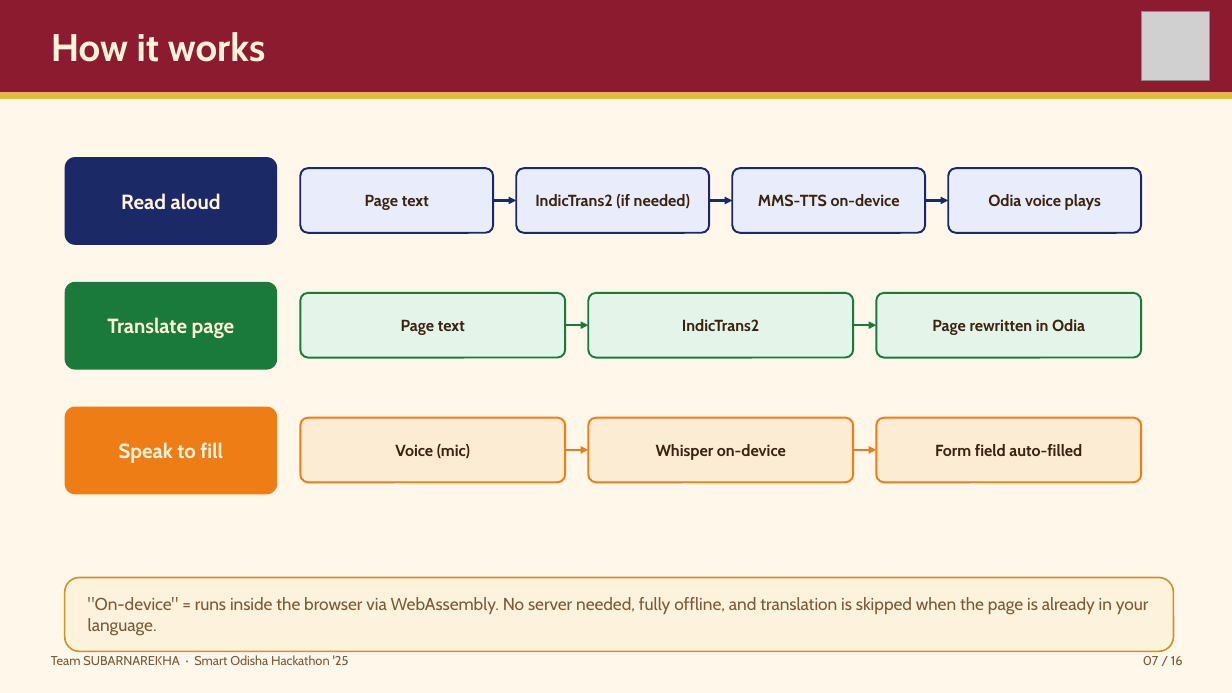
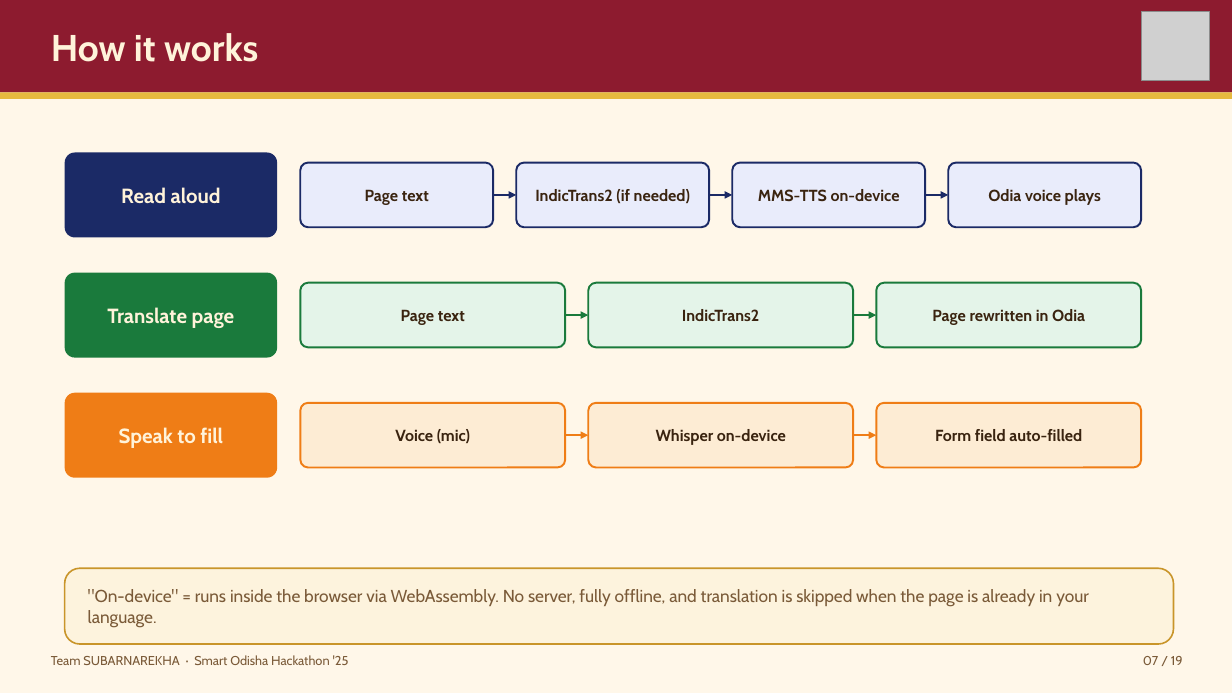
Before and after one commit to flashmindbox/AaaS, a slide deck: slide 7 of pitch/AaaS-Pitch.pptx. Drawn at 1232x693 pixels with LibreOffice and Linux fonts; fonts in the diff are those of the drawing; grey boxes stand for pictures. Boxes give left, top, right and bottom in pixels: in the first picture for what was removed or moved away, otherwise in the second. Text is boxed around its words. In the diff, an @@ line names an element or a change of style, - is before the commit and + after.

```diff
--- a/pitch/AaaS-Pitch.pptx
+++ b/pitch/AaaS-Pitch.pptx
@@ text "How it works" at [51,33,258,62]: size 30 to 29 pt @@
@@ 5 texts, 5 rounded rectangles, 3 elbow arrows: place and size @@
-5 texts, 5 rounded rectangles, 3 elbow arrows at [65,157,1141,245]
+5 texts, 5 rounded rectangles, 3 elbow arrows at [65,152,1141,238]
@@ 5 rounded rectangles, 4 texts, 2 elbow arrows: place and size @@
-5 rounded rectangles, 4 texts, 2 elbow arrows at [65,282,1174,652]
+5 rounded rectangles, 4 texts, 2 elbow arrows at [65,273,1174,644]
@@ 4 texts, 4 rounded rectangles, 2 elbow arrows: place and size @@
-4 texts, 4 rounded rectangles, 2 elbow arrows at [65,407,1141,494]
+4 texts, 4 rounded rectangles, 2 elbow arrows at [65,393,1141,478]
@@ text at [88,589,1089,628]: text changed @@
-"On-device" = runs inside the browser via WebAssembly. No server needed, fully offline, and translation is skipped when the page is already in your language.
+"On-device" = runs inside the browser via WebAssembly. No server, fully offline, and translation is skipped when the page is already in your language.
@@ text at [1143,656,1183,665]: text changed @@
-07 / 16
+07 / 19
```
Also in this commit, not shown: 15 other slides changed, 3 slides added, 29 other files.
